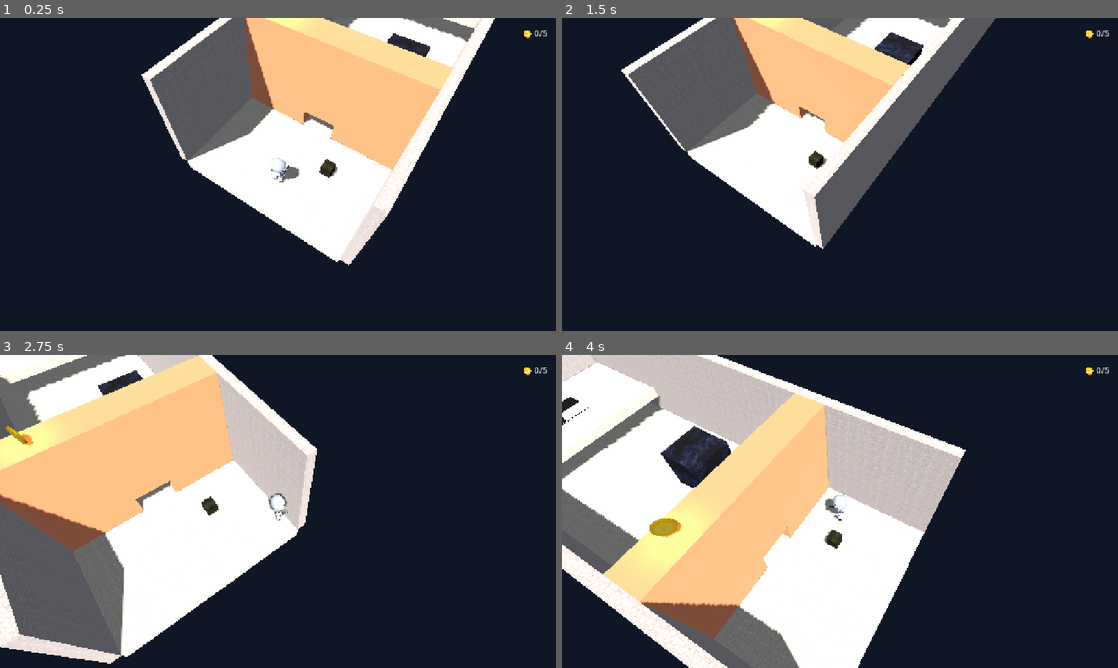
Above: before the commit, frames 1-4 (two rows, left to right).
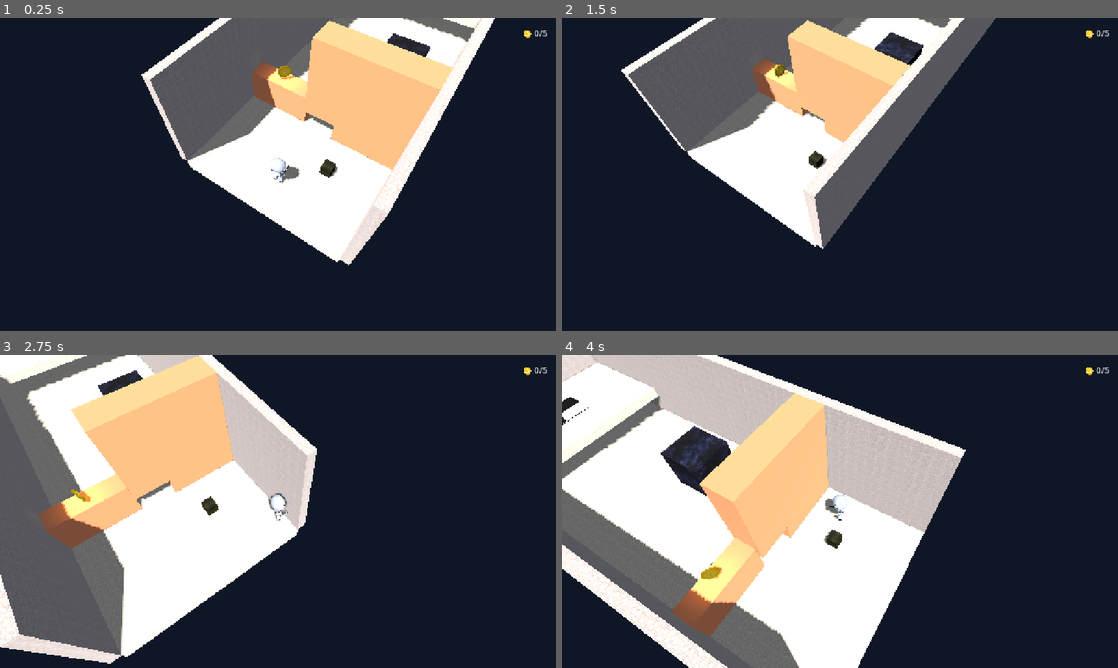
Above: after the commit, the same moments.

Repository: PabRvss/Sizing
Game: Godot game, scene res://level_3.tscn
Two runs of this game, one before a commit and one after it. Both use one fixed random seed, a clock stepped at 60 frames per second and the inputs below. This scene is started directly instead of the project's main scene.
Inputs (mouse positions are in pixels of both pictures, inside the frame that each line leads up to):
- Up to frame 1 (0.25 s): no input
- Up to frame 2 (1.5 s): tap Enter at 0.5 s; move the mouse to (962, 158) at 0.52 s; hold D (move_right) 0.53-1.28 s; hold Down (camera_down) 0.53-1.28 s; click (962, 158) at 0.67 s; tap Space (jump) at 0.77 s; move the mouse to (728, 190) at 1.27 s; hold S (move_back) from 1.28 s (still down); tap Left (camera_left) at 1.35 s
- Up to frame 3 (2.75 s): tap Space (jump) at 1.52 s; move the mouse to (333, 442) at 2.02 s; release S (move_back) at 2.03 s; hold D (move_right) from 2.03 s (still down); hold Right (camera_right) from 2.03 s (still down)
- Up to frame 4 (4 s): move the mouse to (812, 574) at 2.77 s; release D (move_right) at 2.78 s; release Right (camera_right) at 2.78 s; hold W (move_forward) 2.78-3.53 s; tap Up (camera_up) at 2.85 s; click (812, 574) at 2.92 s; tap Space (jump) at 3.02, 3.77 s; move the mouse to (1006, 558) at 3.52 s; hold A (move_left) from 3.53 s (still down); tap E (interact_nearest) at 3.6 s

The runs differ from the first frame. In frame 1, 2.7% of the frame differs, in the area x 44-60%, y 0-34%; in frame 2, 2.0%; in frame 3, 5.8%; in frame 4, 6.4%, in the area x 7-37%, y 41-91%.

Commit message:
Estirar barrera naranja nivel 4 y ajustar altura/grosor del muro izquierdo nivel 3 con su moneda

Diff:
--- a/environment_3.tscn
+++ b/environment_3.tscn
@@ -82,10 +82,10 @@
 size = Vector3(11, 6, 0.5)
 
 [sub_resource type="BoxMesh" id="Mesh_TunelIzq"]
-size = Vector3(4.0, 6, 1.6)
+size = Vector3(4.0, 2.0, 1.2)
 
 [sub_resource type="BoxShape3D" id="Shape_TunelIzq"]
-size = Vector3(4.0, 6, 1.6)
+size = Vector3(4.0, 2.0, 1.2)
 
 [sub_resource type="BoxMesh" id="Mesh_TunelDer"]
 size = Vector3(4.0, 6, 1.6)
@@ -167,7 +167,7 @@
 shape = SubResource("Shape_ParedFinal_7_19")
 
 [node name="TunelIzq" type="StaticBody3D" parent="."]
-position = Vector3(-3.0, 3, 0)
+position = Vector3(-3.0, 1.0, 0)
 
 [node name="Malla" type="MeshInstance3D" parent="TunelIzq"]
 mesh = SubResource("Mesh_TunelIzq")
@@ -238,7 +238,7 @@
 position = Vector3(0, 1.9, -16)
 
 [node name="Moneda" parent="." instance=ExtResource("CoinScene")]
-position = Vector3(-3, 6.45, 0)
+position = Vector3(-3, 2.5, 0)
 nivel = 3
 
 [node name="Luz" type="DirectionalLight3D" parent="."]
--- a/environment_4.tscn
+++ b/environment_4.tscn
@@ -82,10 +82,10 @@
 size = Vector3(11, 6, 0.5)
 
 [sub_resource type="BoxMesh" id="Mesh_PasoNormal"]
-size = Vector3(10, 0.55, 1.2)
+size = Vector3(10, 3.5, 1.2)
 
 [sub_resource type="BoxShape3D" id="Shape_PasoNormal"]
-size = Vector3(10, 0.55, 1.2)
+size = Vector3(10, 3.5, 1.2)
 
 [sub_resource type="BoxMesh" id="Mesh_CajaNormal"]
 size = Vector3(1.25, 1.25, 1.25)
@@ -185,7 +185,7 @@
 shape = SubResource("Shape_ParedFinal_7_9")
 
 [node name="PasoNormal" type="StaticBody3D" parent="."]
-position = Vector3(0, 2.3249999999999997, 1)
+position = Vector3(0, 3.8, 1)
 
 [node name="Malla" type="MeshInstance3D" parent="PasoNormal"]
 mesh = SubResource("Mesh_PasoNormal")
